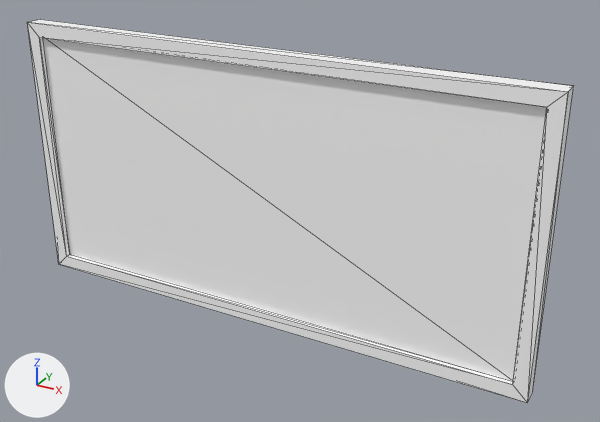
Before and after pictures for a commit that changed the glTF model models/objects/enviroments/09/09_painting.glb.
Camera for both pictures: a camera (50 mm lens) standing at (0.617, -1.001, 0.71) and looking at (0.056, 0.019, 0.2). Lighting does not change. The marker at lower left points along +X, +Y and +Z. The older version comes first. Mesh edges are drawn as thin lines. Where no turn or scale is listed for an object, it has been applied to the vertices.

In view in the first picture: 'Painting'.
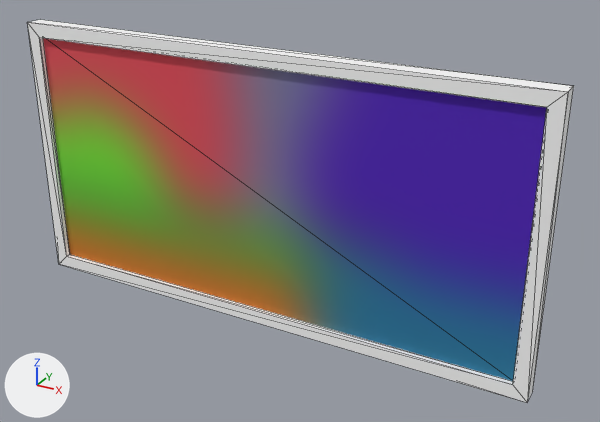
Boxes (x1, y1, x2, y2) around the edits, measured in the pictures (600 x 422 px):
'Painting', surface changed (darker)
    both: (38, 36, 549, 386)

The change, as a diff of the scene's bpy script:
```diff
--- a/models/objects/enviroments/09/09_painting.glb.py
+++ b/models/objects/enviroments/09/09_painting.glb.py
@@ img_painting_1 @@
+img_painting_1 = load_image('painting_1', 'textures/painting_1.png', 512, 512, 'sRGB')
@@ mat_painting @@
 mat_painting = principled_material('Painting')
-mat_painting.base_color = (1.0, 1.0, 1.0)  # white #ffffff
+mat_painting.texture = img_painting_1
+mat_painting.roughness = 0.8
```
